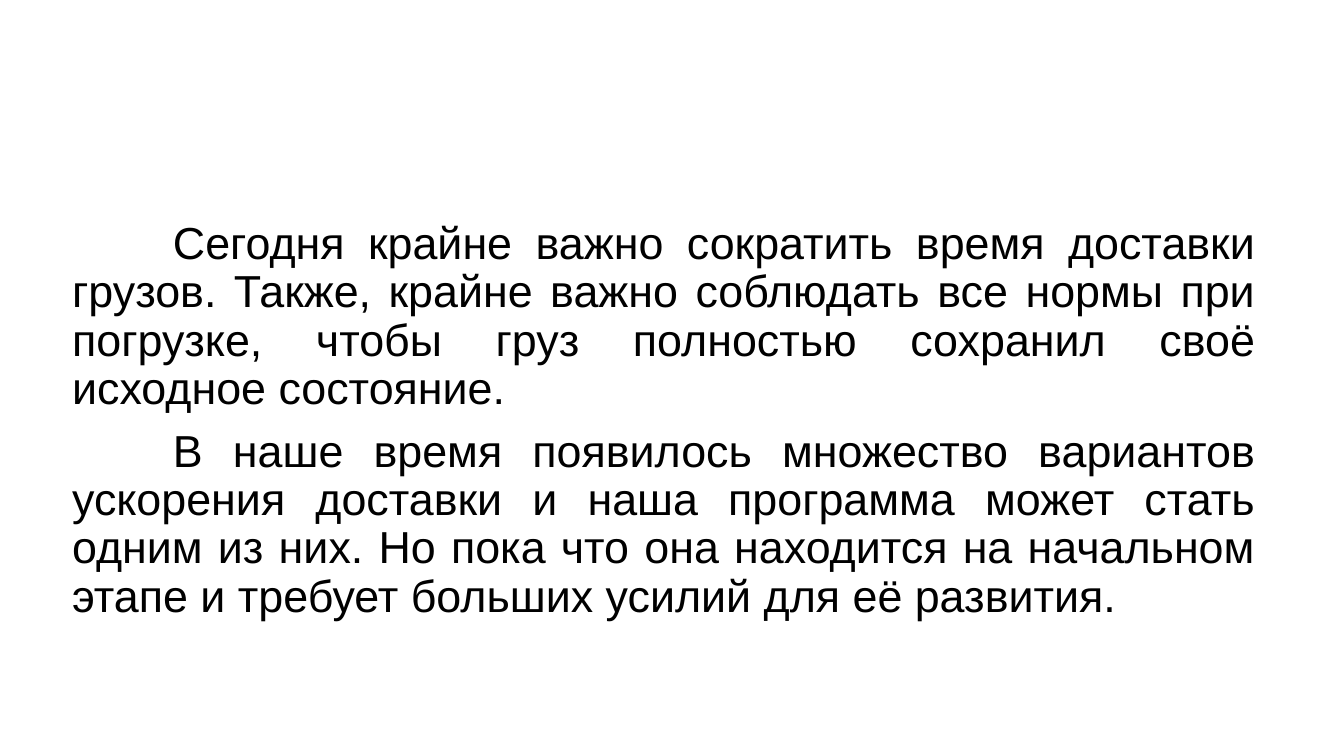
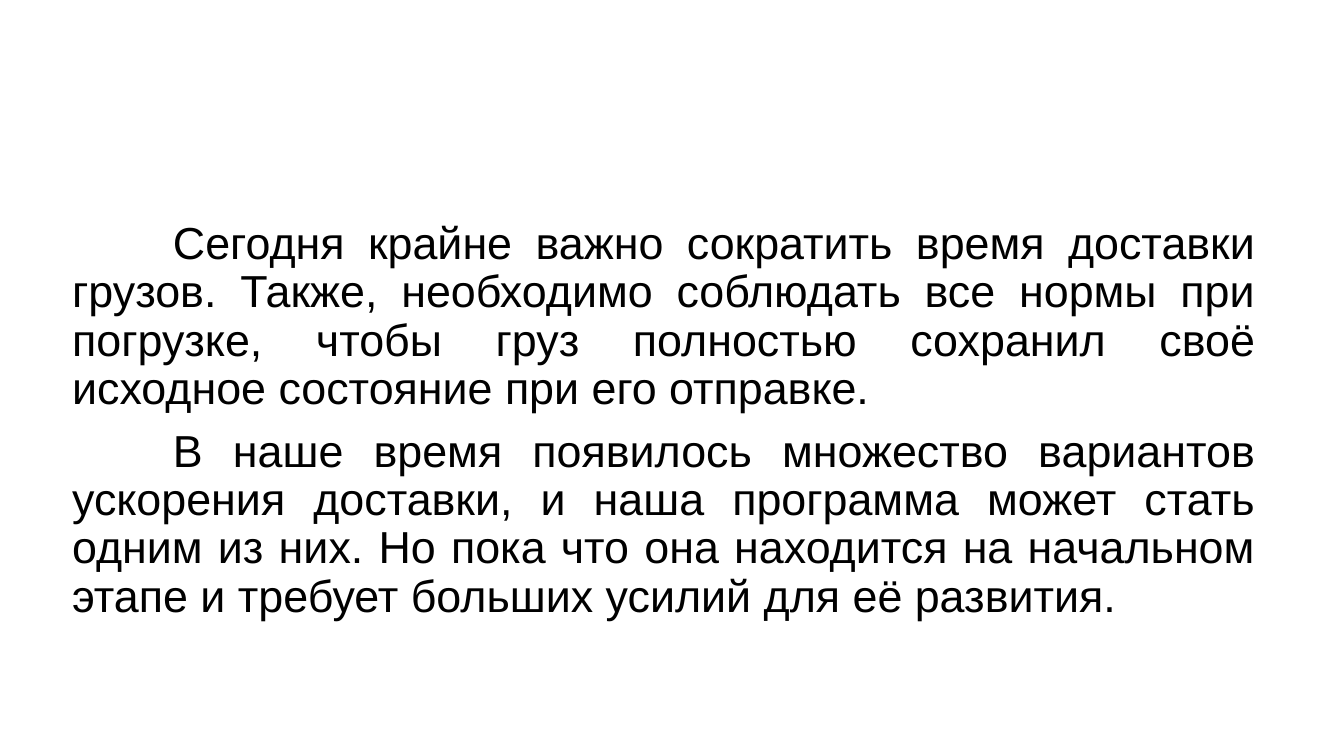
Before and after one commit to comradeoff/trainCat, a slide deck: slide 8 of Презентация.pptx. Drawn at 1344x756 pixels with LibreOffice and Linux fonts; fonts in the diff are those of the drawing; background and template pictures are left out. Boxes give left, top, right and bottom in pixels: in the first picture for what was removed or moved away, otherwise in the second. Text is boxed around its words. In the diff, an @@ line names an element or a change of style, - is before the commit and + after.

```diff
--- a/Презентация.pptx
+++ b/Презентация.pptx
@@ text at (72, 225, 1255, 621): text changed @@
-Сегодня крайне важно сократить время доставки грузов. Также, крайне важно соблюдать все нормы при погрузке, чтобы груз полностью сохранил своё исходное состояние.
-В наше время появилось множество вариантов ускорения доставки и наша программа может стать одним из них. Но пока что она находится на начальном этапе и требует больших усилий для её развития.
+Сегодня крайне важно сократить время доставки грузов. Также, необходимо соблюдать все нормы при погрузке, чтобы груз полностью сохранил своё исходное состояние при его отправке.
+В наше время появилось множество вариантов ускорения доставки, и наша программа может стать одним из них. Но пока что она находится на начальном этапе и требует больших усилий для её развития.
```
Also in this commit, not shown: 3 other slides changed.
